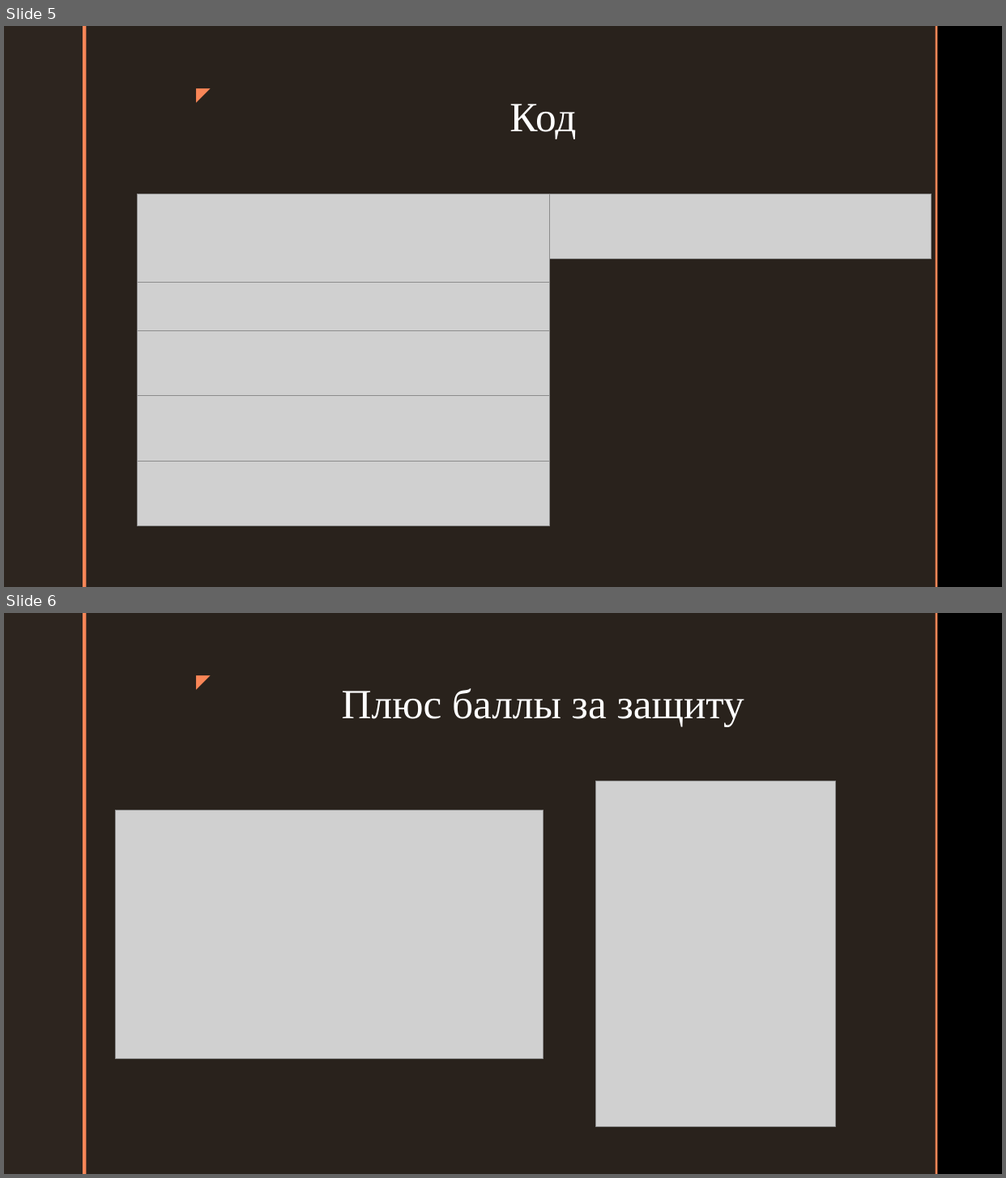
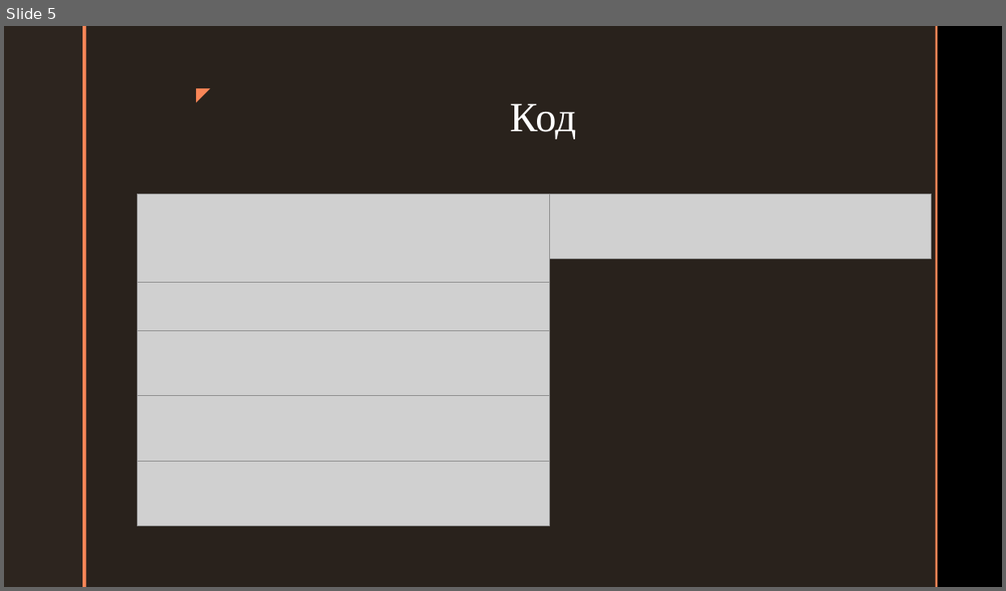
Before and after one commit to platonoid/project_zmeya, a slide deck: Повторения успеха.pptx. Shown one above the other, each under a label of ours: slides 5 and 6 before the commit, slide 5 after it. The pictures are 1006x1178 and 1006x591 pixels, drawn with LibreOffice and Linux fonts; fonts in the diff are those of the drawing; grey boxes stand for pictures; background and template pictures are left out. Boxes give left, top, right and bottom in pixels: in the first picture for what was removed or moved away, otherwise in the second. Text is boxed around its words. In the diff, an @@ line names an element or a change of style, - is before the commit and + after.

```diff
--- a/Повторения успеха.pptx
+++ b/Повторения успеха.pptx
@@ slide 6 removed at (x1=4, y1=613, x2=1002, y2=1174), background picture (left out); not listed: 5 template elements that a slide beside it also shows @@
@@ title removed at (x1=342, y1=688, x2=744, y2=727) @@
-Плюс баллы за защиту
@@ picture removed at (x1=596, y1=781, x2=836, y2=1127) @@
@@ picture removed at (x1=116, y1=810, x2=543, y2=1059) @@
```
Also in this commit, not shown: 1 slide added, 2 other slides removed.
